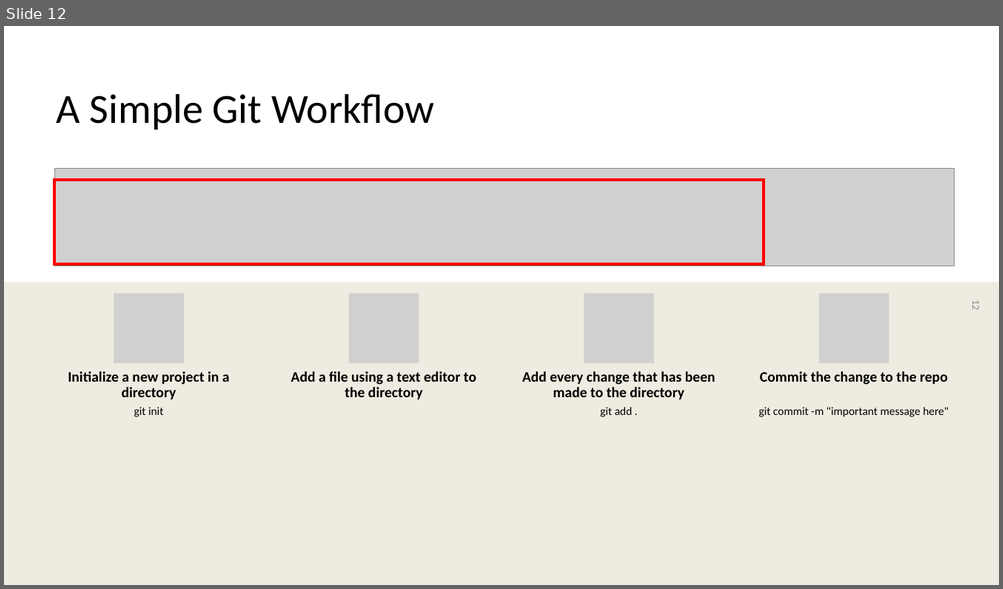
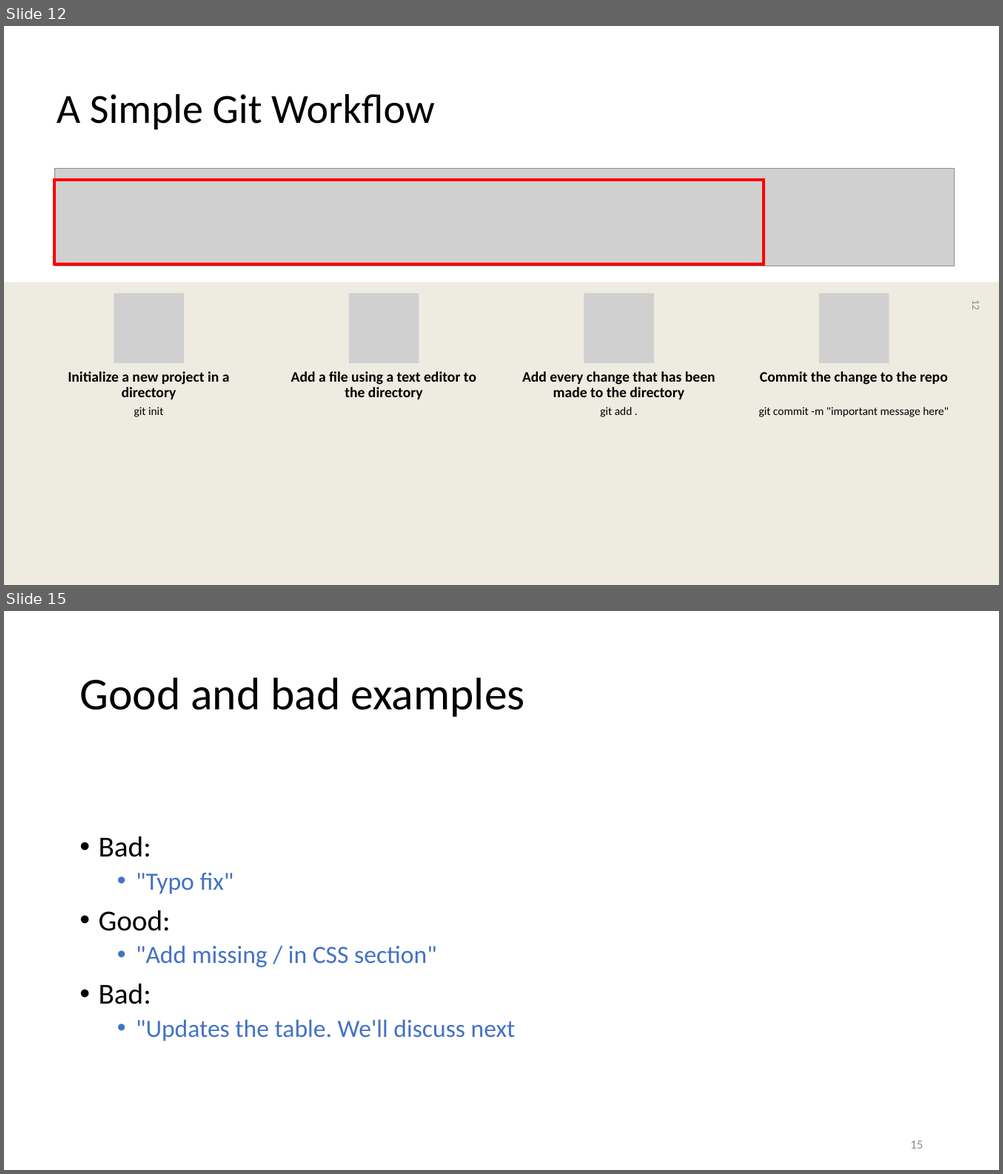
Before and after one commit to melsadany/intro-to-git, a slide deck: intro-to-Git-and-version-control_ME_101623.pptx. Shown one above the other, each under a label of ours: slide 12 before the commit, slides 12 and 15 after it; the slides between them are not shown. The pictures are 1003x589 and 1003x1174 pixels, drawn with LibreOffice and Linux fonts; fonts in the diff are those of the drawing; grey boxes stand for pictures. Boxes give left, top, right and bottom in pixels: in the first picture for what was removed or moved away, otherwise in the second. Text is boxed around its words. In the diff, an @@ line names an element or a change of style, - is before the commit and + after.

```diff
--- a/intro-to-Git-and-version-control_ME_101623.pptx
+++ b/intro-to-Git-and-version-control_ME_101623.pptx
@@ slide 15 added at (4,611,999,1170), background #FFFFFF @@
@@ title added at (79,678,525,717), 44 pt, text #000000 @@
+Good and bad examples
@@ text added at (99,836,515,1042), 24 pt, text #4472C4 @@
+• Bad:
+  • "Typo fix"
+• Good:
+  • "Add missing / in CSS section"
+• Bad:
+  • "Updates the table. We'll discuss next
@@ page number added at (910,1141,922,1149), 12 pt, text #8C8C8C @@
+15
```
Also in this commit, not shown: 5 other slides added.
